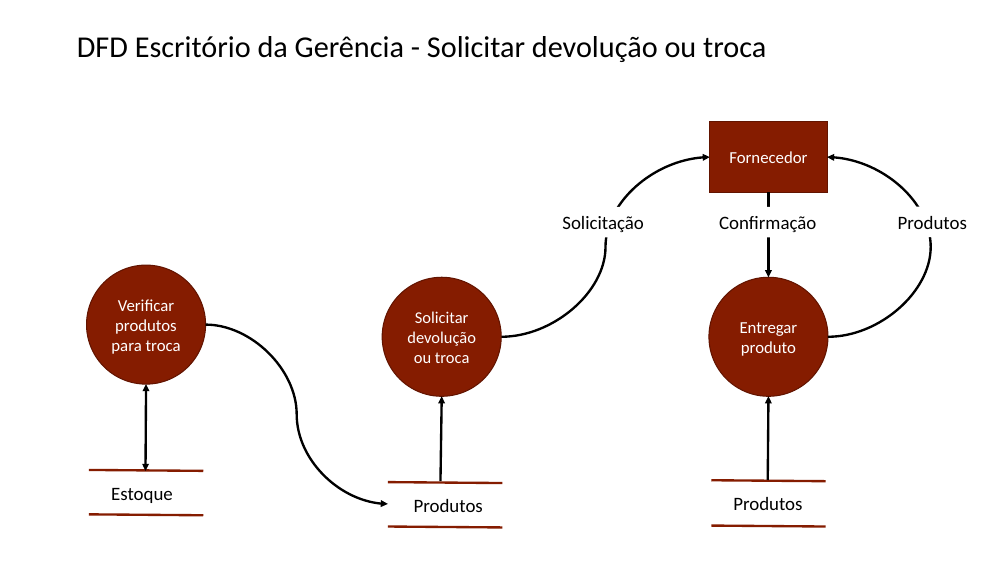
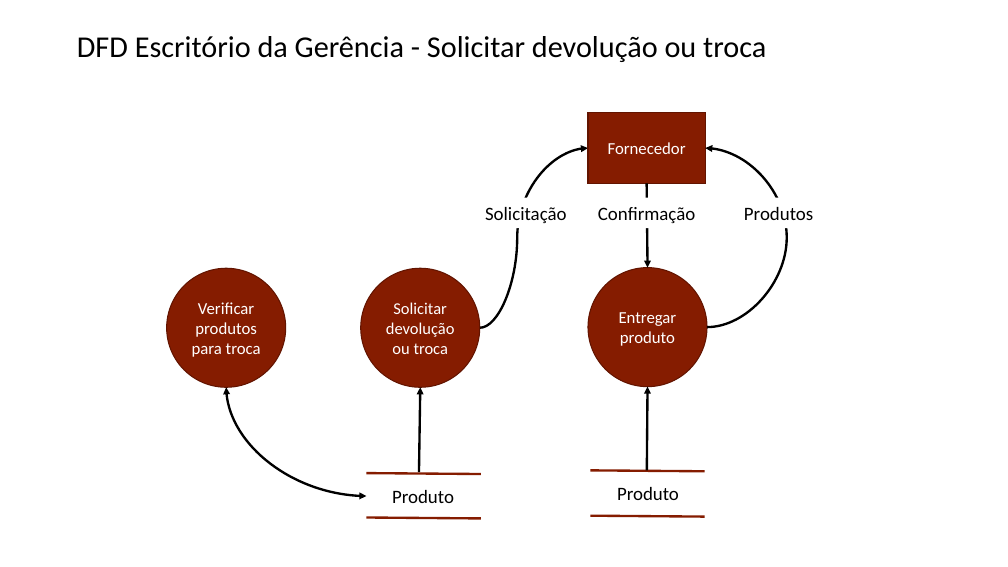
Before and after one commit to faconta/OPE, a slide deck: slide 6 of Artefatos/16. Diagramas de Fluxo de Dados.pptx. Drawn at 1008x567 pixels with LibreOffice and Linux fonts; fonts in the diff are those of the drawing. Boxes give left, top, right and bottom in pixels: in the first picture for what was removed or moved away, otherwise in the second. Text is boxed around its words. In the diff, an @@ line names an element or a change of style, - is before the commit and + after.

```diff
--- a/Artefatos/16. Diagramas de Fluxo de Dados.pptx
+++ b/Artefatos/16. Diagramas de Fluxo de Dados.pptx
@@ curved arrow moved from (501, 337) - (710, 157) to (480, 328) - (588, 148) @@
@@ curved arrow moved from (828, 337) - (827, 157) to (707, 327) - (706, 148) @@
@@ text "Solicitação" moved from (x1=562, y1=216, x2=644, y2=232) to (x1=485, y1=207, x2=567, y2=223) @@
@@ 2 arrows, 2 lines, 1 text, 1 rectangle, 1 ellipse moved together from (x1=709, y1=122, x2=828, y2=526) to (x1=588, y1=113, x2=707, y2=516) @@
@@ text "Produtos" moved from (x1=898, y1=216, x2=967, y2=229) to (x1=744, y1=207, x2=813, y2=220) @@
@@ ellipse "Verificar produtos para troca" moved from (x1=86, y1=265, x2=205, y2=384) to (x1=166, y1=268, x2=285, y2=387) @@
@@ double arrow removed from (146, 384) to (146, 471) @@
@@ curved arrow moved from (206, 324) - (388, 504) to (226, 387) - (367, 496) @@
@@ curved arrow (226, 387) - (367, 496): curved arrow to curved double arrow @@
@@ 2 lines, 1 ellipse, 1 arrow moved together from (x1=383, y1=278, x2=502, y2=528) to (x1=361, y1=268, x2=481, y2=519) @@
@@ line removed from (89, 470) to (203, 471) @@
@@ text removed at (x1=111, y1=488, x2=173, y2=503) @@
-Estoque
@@ text at (x1=392, y1=490, x2=454, y2=503): text changed @@
-Produtos
+Produto
@@ text at (x1=617, y1=487, x2=679, y2=500): text changed @@
-Produtos
+Produto
@@ line removed from (89, 514) to (203, 516) @@
```
Also in this commit, not shown: 7 other slides changed, 1 other file.
